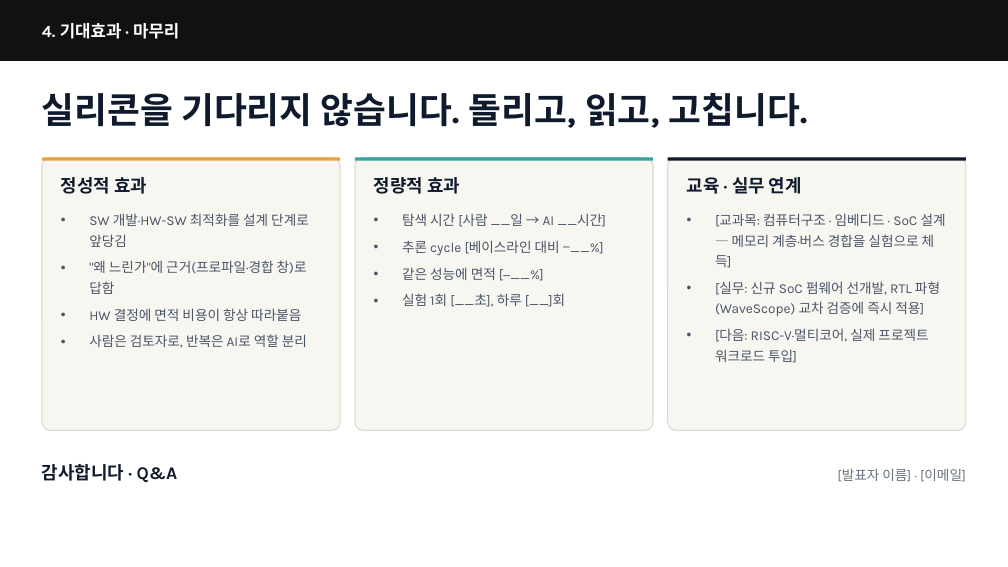
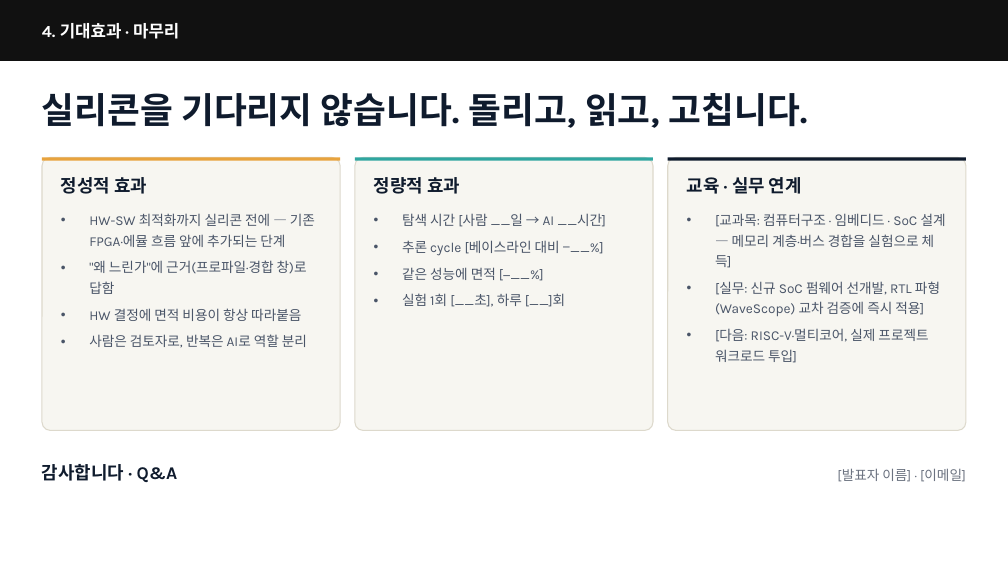
Before and after one commit to tdjung/co_opt_example, a slide deck: slide 11 of docs/presentation/deck_current_fonts.pptx (slide 10 before the commit). Drawn at 1008x567 pixels with LibreOffice and Linux fonts; fonts in the diff are those of the drawing. Boxes give left, top, right and bottom in pixels: in the first picture for what was removed or moved away, otherwise in the second. Text is boxed around its words. In the diff, an @@ line names an element or a change of style, - is before the commit and + after.

```diff
--- a/docs/presentation/deck_current_fonts.pptx
+++ b/docs/presentation/deck_current_fonts.pptx
@@ text at <box>89,213,315,247</box>: text changed @@
-• SW 개발·HW-SW 최적화를 설계 단계로 앞당김
+• HW-SW 최적화까지 실리콘 전에 — 기존 FPGA·에뮬 흐름 앞에 추가되는 단계
```
Also in this commit, not shown: 5 other slides changed, 1 slide added, 13 other files.
